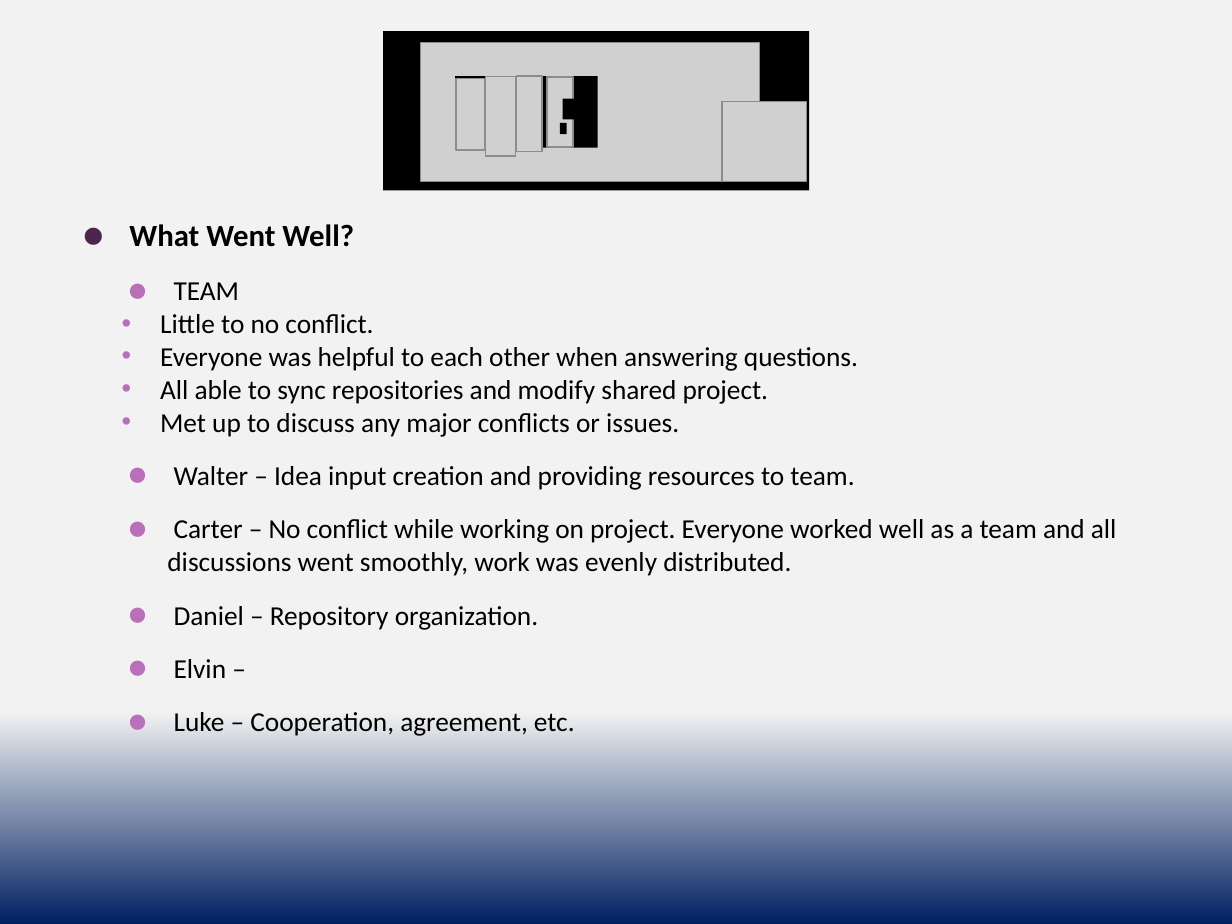
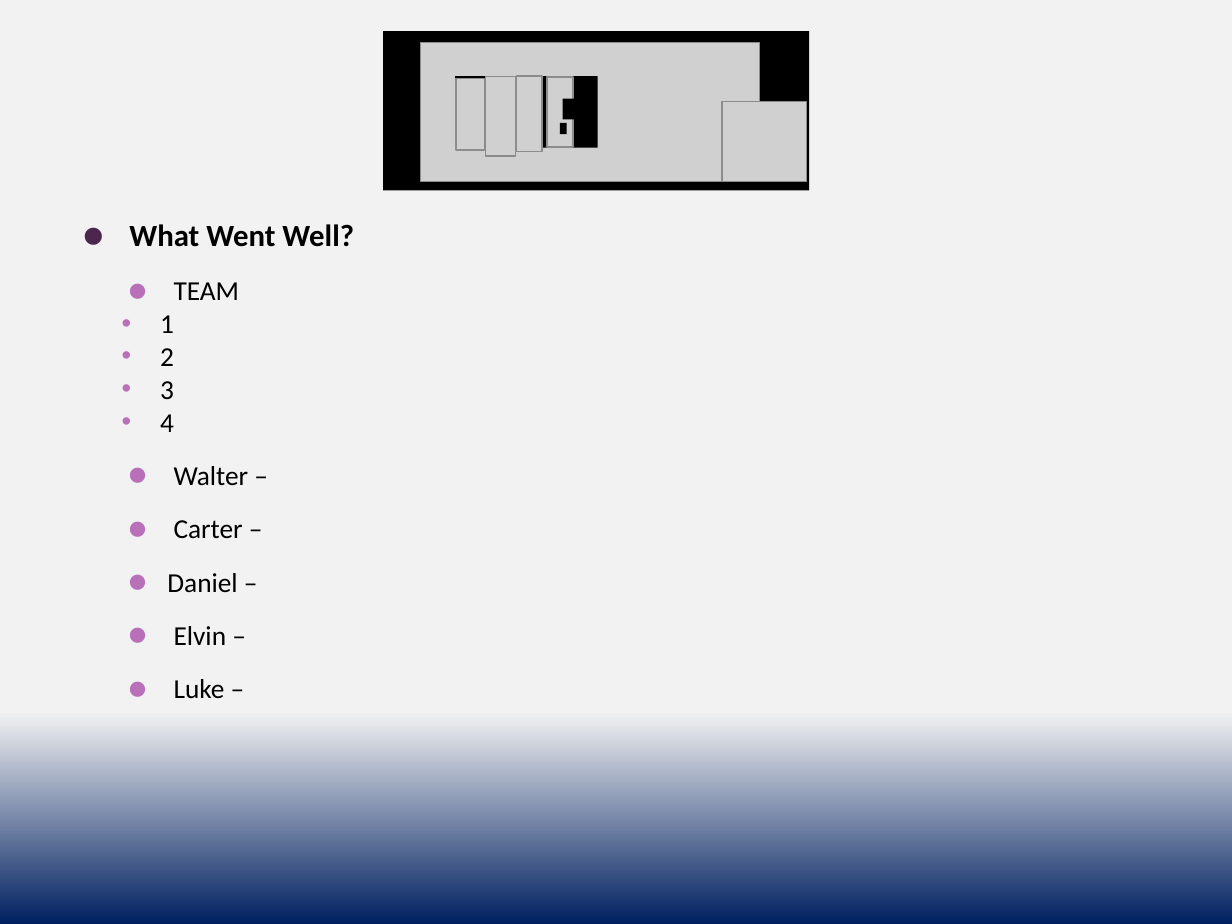
Before and after one commit to cs3398-borgs-bros/JeopardyChamp-Project, a slide deck: slide 1 of docs/Borgs_Retrospective - Sprint 2.pptx. Drawn at 1232x924 pixels with LibreOffice and Linux fonts; fonts in the diff are those of the drawing; grey boxes stand for pictures. Boxes give left, top, right and bottom in pixels: in the first picture for what was removed or moved away, otherwise in the second. Text is boxed around its words. In the diff, an @@ line names an element or a change of style, - is before the commit and + after.

```diff
--- a/docs/Borgs_Retrospective - Sprint 2.pptx
+++ b/docs/Borgs_Retrospective - Sprint 2.pptx
@@ text at [160, 315, 249, 592]: text changed @@
-• Little to no conflict.
-    • Everyone was helpful to each other when answering questions.
-    • All able to sync repositories and modify shared project.
-    • Met up to discuss any major conflicts or issues.
-    ⚫ Walter – Idea input creation and providing resources to team.
-    ⚫ Carter – No conflict while working on project. Everyone worked well as a team and all discussions went smoothly, work was evenly distributed.
-    ⚫ Daniel – Repository organization.
+• 1
+• 2
+• 3
+• 4
+    ⚫ Walter –
+    ⚫ Carter –
+    ⚫ Daniel –
@@ text at [174, 679, 225, 698]: text changed @@
-    ⚫ Luke – Cooperation, agreement, etc.
+    ⚫ Luke –
```
Also in this commit, not shown: 2 other slides changed.
